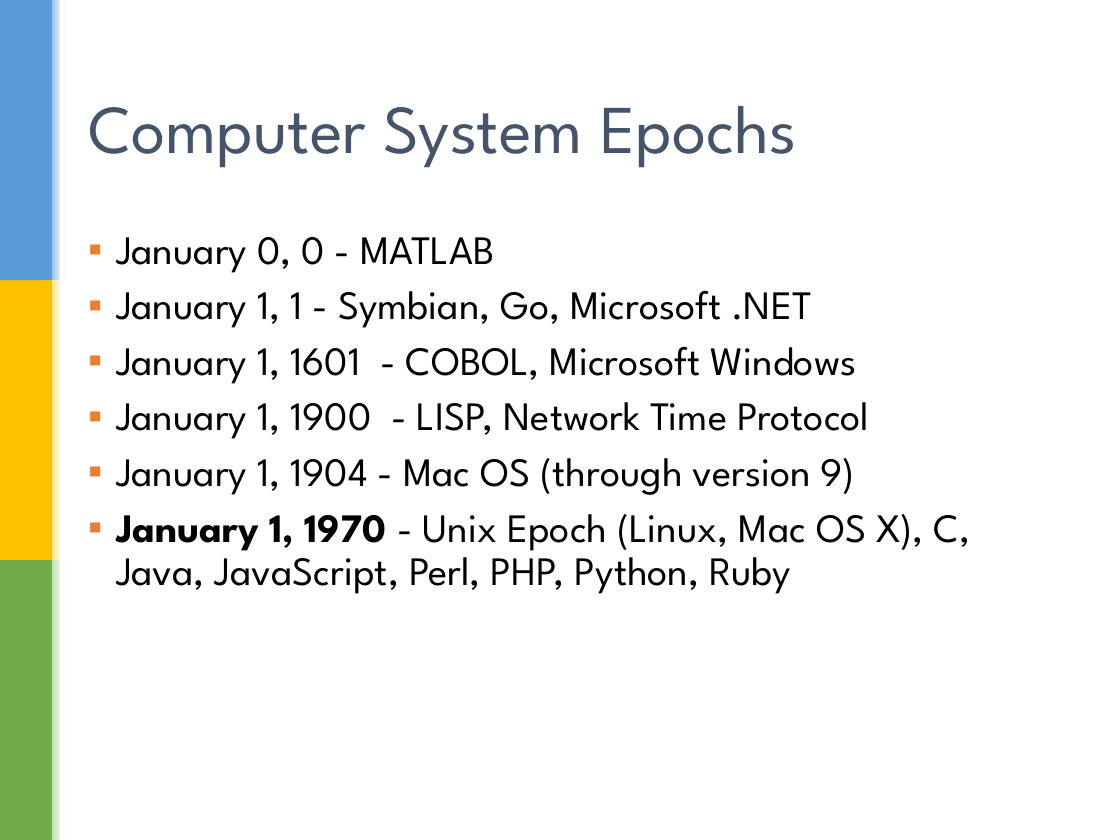
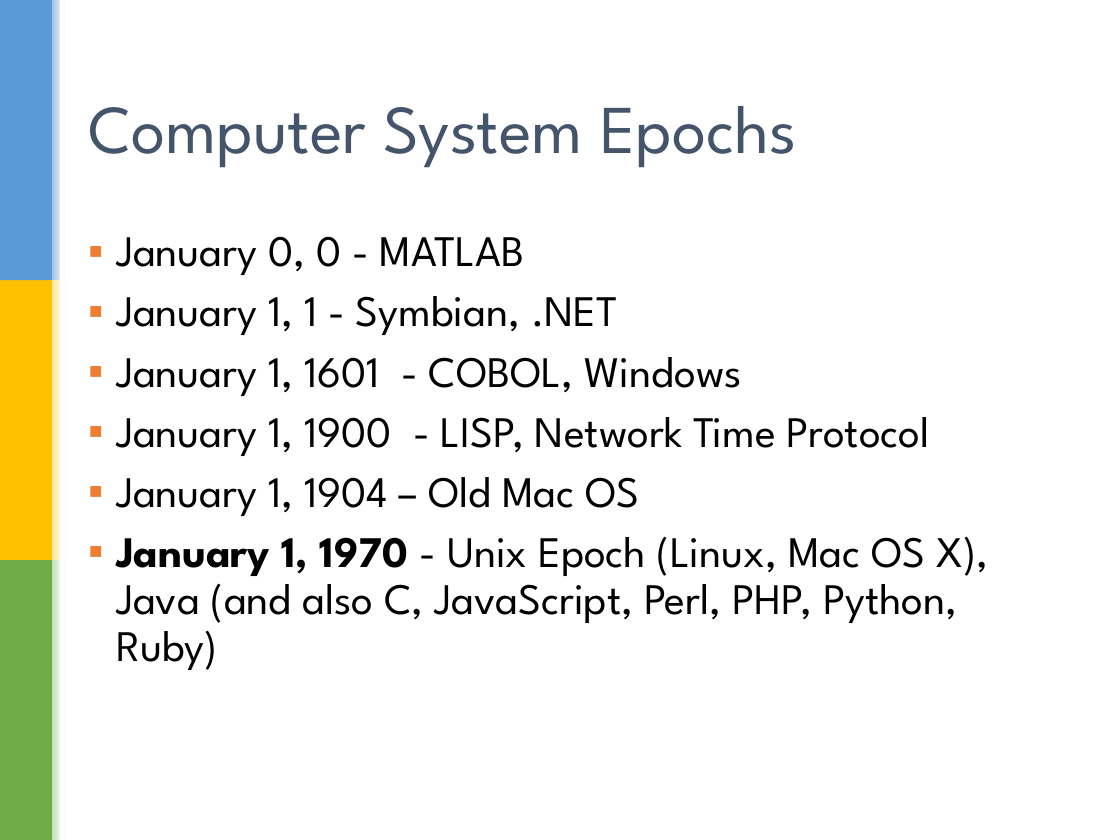
Before and after one commit to sualeh/make-a-date, a slide deck: slide 16 of Java 8 Date and Time API.pptx (slide 15 before the commit). Drawn at 1120x840 pixels with LibreOffice and Linux fonts; fonts in the diff are those of the drawing; background and template pictures are left out. Boxes give left, top, right and bottom in pixels: in the first picture for what was removed or moved away, otherwise in the second. Text is boxed around its words. In the diff, an @@ line names an element or a change of style, - is before the commit and + after.

Commit message:
Font size changes, and tweaks

```diff
--- a/Java 8 Date and Time API.pptx
+++ b/Java 8 Date and Time API.pptx
@@ text at box(116, 236, 930, 456): size 25.9 to 28 pt in "January 0, 0 - MATLAB", "January 1, 1900 - LISP, Network Time ..." @@
@@ text at box(116, 296, 742, 396): text changed; size 25.9 to 28 pt @@
-▪ January 1, 1 - Symbian, Go, Microsoft .NET
-▪ January 1, 1601 - COBOL, Microsoft Windows
+▪ January 1, 1 - Symbian, .NET
+▪ January 1, 1601 - COBOL, Windows
@@ text at box(116, 477, 989, 670): text changed; size 25.9 to 28 pt @@
-▪ January 1, 1904 - Mac OS (through version 9)
-▪ January 1, 1970 - Unix Epoch (Linux, Mac OS X), C, Java, JavaScript, Perl, PHP, Python, Ruby
+▪ January 1, 1904 – Old Mac OS
+▪ January 1, 1970 - Unix Epoch (Linux, Mac OS X), Java (and also C, JavaScript, Perl, PHP, Python, Ruby)
```
Also in this commit, not shown: 31 other slides changed, 1 slide added.
